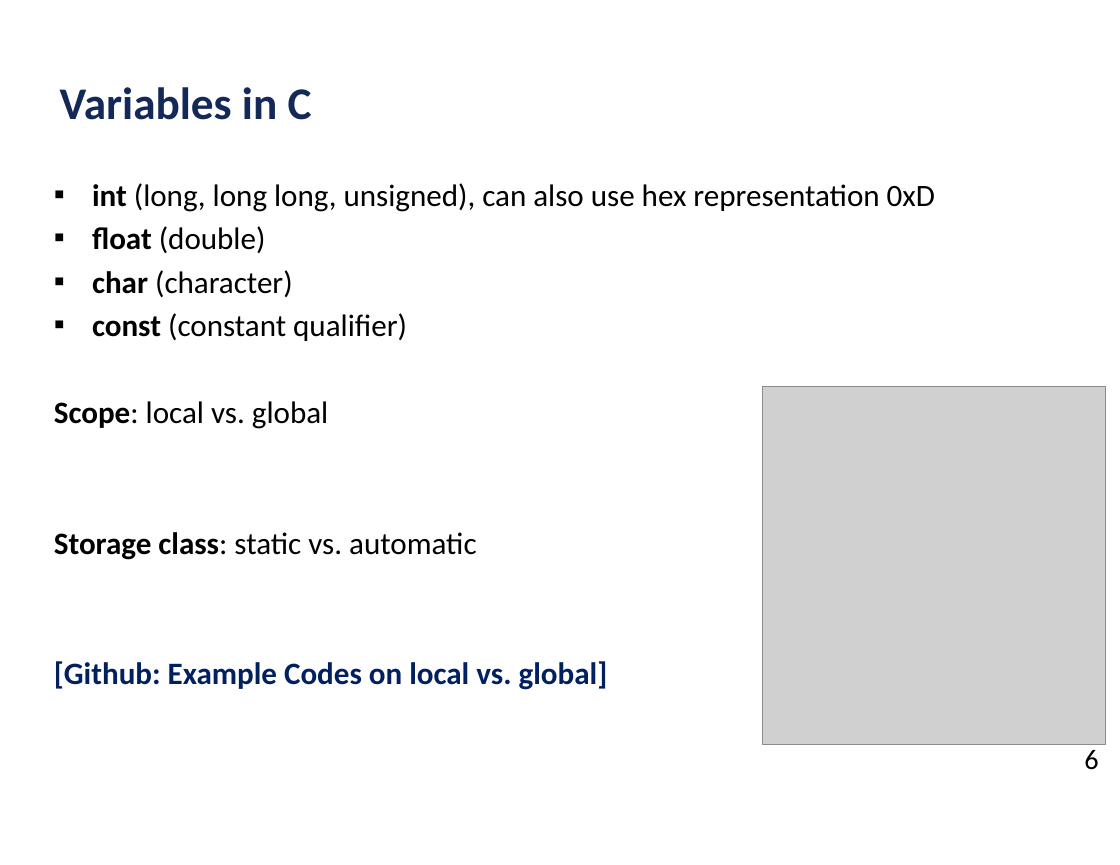
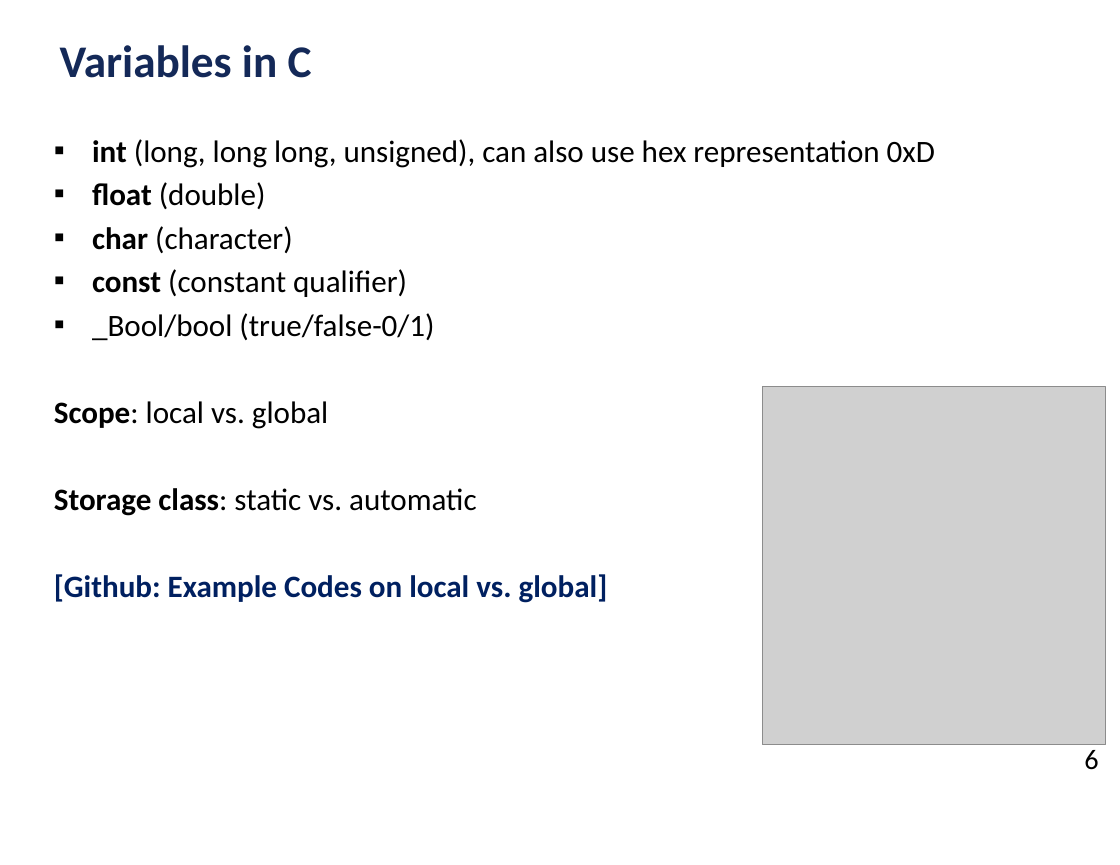
Before and after one commit to ubhowmik/ECE220_Fall2019, a slide deck: slide 7 of Lecture#7/Lecture_7_handout.pptx (slide 6 before the commit). Drawn at 1120x865 pixels with LibreOffice and Linux fonts; fonts in the diff are those of the drawing; grey boxes stand for pictures; background and template pictures are left out. Boxes give left, top, right and bottom in pixels: in the first picture for what was removed or moved away, otherwise in the second. Text is boxed around its words. In the diff, an @@ line names an element or a change of style, - is before the commit and + after.

```diff
--- a/Lecture#7/Lecture_7_handout.pptx
+++ b/Lecture#7/Lecture_7_handout.pptx
@@ text "Variables in C" moved from (x1=60, y1=87, x2=312, y2=120) to (x1=60, y1=45, x2=312, y2=78) @@
@@ text "int (long, long long, unsigned), ..." moved from (x1=54, y1=183, x2=935, y2=690) to (x1=54, y1=139, x2=935, y2=603) @@
@@ text at (x1=92, y1=313, x2=434, y2=341): paragraph added @@
+▪ _Bool/bool (true/false-0/1)
```
Also in this commit, not shown: 2 other slides changed, 2 slides added, 1 other file.
